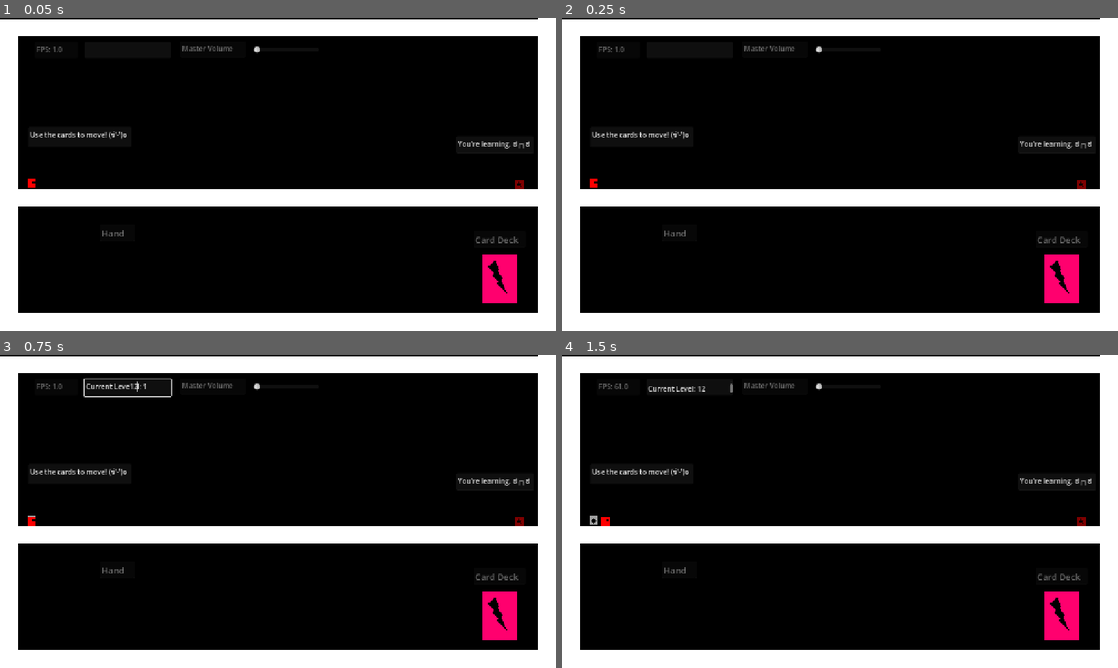
Above: before the commit, frames 1-4 (two rows, left to right).
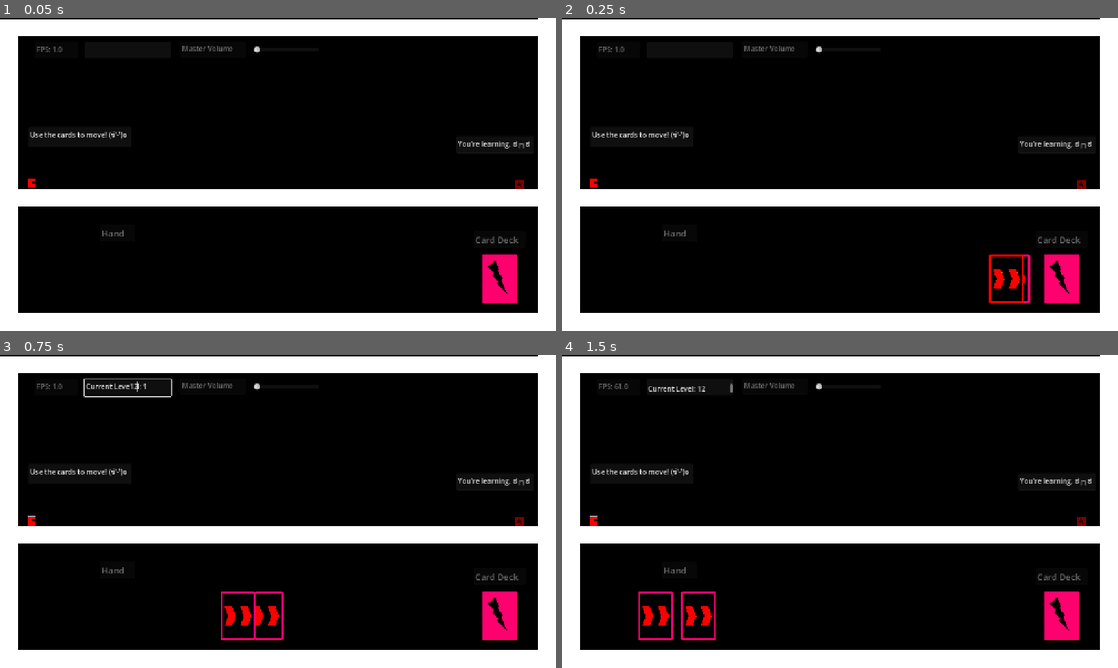
Above: after the commit, the same moments.

Repository: aduImperfect/GMTK20206_Game
Game: Godot game, scene res://Scenes/main.tscn
The game is run twice, just before and just after one commit, with the same random seed, the same clock (stepped at 60 frames per second) and the same inputs.
Inputs (mouse positions are in pixels of both pictures, inside the frame that each line leads up to):
- Up to frame 1 (0.05 s): no input
- Up to frame 2 (0.25 s): no input
- Up to frame 3 (0.75 s): click (127, 386) at 0.52 s; type "12" at 0.6 s
- Up to frame 4 (1.5 s): tap Enter at 1.25 s; move the mouse to (962, 495) at 1.27 s; hold Right from 1.28 s (still down); tap Shift at 1.35 s; click (962, 495) at 1.42 s

Frame 1 is identical in both runs. In frame 2, 0.5% of the frame differs, in the area x 76-85%, y 75-92%; in frame 3, 0.6%; in frame 4, 0.8%, in the area x 5-28%, y 51-92%.
Error after the commit: Out of bounds get index '0' (on base: 'Array[Node2D]') (res://Scripts/card_mgr.gd:78)

Commit message:
Pushing card input - movement!

Diff:
--- a/gmtk-game/Scripts/card_handler.gd
+++ b/gmtk-game/Scripts/card_handler.gd
@@ -12,6 +12,12 @@
 @export var lerped : bool
 @export var revLerp : bool
 
+@export var normal_state : bool
+@export var highlighted_state : bool
+@export var selected_state : bool
+
+@export var selectedDelayAccumulation : float
+
 # Called when the node enters the scene tree for the first time.
 func _ready() -> void:
 	cardSpeed = 1.0
@@ -20,6 +26,10 @@
 	lerpVal = 0.0
 	lerped = false
 	revLerp = false
+	normal_state = true
+	highlighted_state = false
+	selected_state = false
+	selectedDelayAccumulation = 0.0
 
 # Called every frame. 'delta' is the elapsed time since the previous frame.
 func _process(_delta: float) -> void:
@@ -27,6 +37,16 @@
 		return
 
 	texture = CardsHelper.cardTextures[int(cardTypeVal)]
+
+	if normal_state:
+		self_modulate = Color(1.0, 1.0, 1.0, 1.0)
+
+	if highlighted_state:
+		self_modulate = Color(2.0, 2.0, 0.0, 1.0)
+
+	if selected_state:
+		self_modulate = Color(2.0, 2.0, selectedDelayAccumulation, 1.0)
+
 	z_index = zIndex
 
 	if cardHandPosition.is_equal_approx(global_position):
--- a/gmtk-game/Scripts/card_mgr.gd
+++ b/gmtk-game/Scripts/card_mgr.gd
@@ -6,7 +6,7 @@
 # Called when the node enters the scene tree for the first time.
 func _ready() -> void:
 	initialDelayAccumulation = 0.0
-	initialDelayMax = 2.0
+	initialDelayMax = 0.1
 
 # Called every frame. 'delta' is the elapsed time since the previous frame.
 func _process(_delta: float) -> void:
@@ -24,6 +24,8 @@
 			initialDelayAccumulation = 0.0
 			_draw_starting_hand()
 			CardsHelper.cardLevelOpenInit = true
+
+	_update_card_state()
 
 func _draw_starting_hand() -> void:
 	#Get current hand size!
@@ -55,3 +57,27 @@
 		CardsHelper.deckNodes[j].get_child(0).cardTypeVal = CardType.CARD_TYPE_ENUM.BACKSIDE
 		CardsHelper.deckNodes[j].get_child(0).zIndex = -500 + (j * 10)
 		CardsHelper.deckNodes[j].get_child(0).lerped = false
+
+func _update_card_state() -> void:
+	print("Current Hand Card Index: ", InputsData.curr_input_card_index)
+
+	#Reset all cards to unselected and unhighlighted state except current one!
+	for k in CardsHelper.handNodes.size():
+		if k == InputsData.curr_input_card_index:
+			continue
+		CardsHelper.handNodes[k].get_child(0).normal_state = true
+		CardsHelper.handNodes[k].get_child(0).highlighted_state = false
+		CardsHelper.handNodes[k].get_child(0).selected_state = false
+
+	if InputsData.curr_input_card_index < 0:
+		return
+
+	if InputsData.curr_input_card_index >= CardsHelper.handLimits[LevelsDatabase.currLevel].size():
+		return
+
+	InputsData.curr_input_card_value = CardsHelper.handNodes[InputsData.curr_input_card_index].get_child(0).cardTypeVal
+	print("Current Hand Card Value: ", InputsData.curr_input_card_value)
+
+	CardsHelper.handNodes[InputsData.curr_input_card_index].get_child(0).normal_state = false
+	CardsHelper.handNodes[InputsData.curr_input_card_index].get_child(0).highlighted_state = !InputsData.curr_input_card_selected
+	CardsHelper.handNodes[InputsData.curr_input_card_index].get_child(0).selected_state = InputsData.curr_input_card_selected
--- a/gmtk-game/Scripts/input_mgr.gd
+++ b/gmtk-game/Scripts/input_mgr.gd
@@ -4,8 +4,15 @@
 
 @export var gravity = ProjectSettings.get_setting("physics/2d/default_gravity")
 
-@export var is_moving : bool = false
-@export var is_jumping : bool = false
+@export var is_moving_forward : bool = false
+@export var is_moving_backward : bool = false
+@export var is_jumping_upward : bool = false
+@export var is_jumping_forward : bool = false
+@export var is_speeding_up : bool = false
+@export var is_speeding_down : bool = false
+@export var is_stopping : bool = false
+@export var action_in_progress : bool = false
+
 @export var grounded : bool = true
 @export var is_running : bool = true
 
@@ -14,10 +21,19 @@
 # Export this variable to change it in the Inspector for each player node
 @export var player_id: int = 0
 
-@export var jump_action: String
+@export var select_action: String
 @export var move_left_action: String
 @export var move_right_action: String
-@export var run_action: String
+@export var cancel_action: String
+
+# Time in seconds required to trigger a long press
+@export var hold_duration: float = 2.0
+var hold_timer: float = 0.0
+var is_holding: bool = false
+var long_press_triggered: bool = false
+
+@export var move_duration : float = 2.0
+var move_timer : float = 0.0
 
 # --- Ghost recording ---
 var ghost_frames : PackedVector2Array = PackedVector2Array()
@@ -32,6 +48,7 @@
 	initializationAccumulationTime = 0.0
 	initializationAccumulationTimer = 0.25
 	initializationCommplete = false
+	move_duration = 0.2
 
 func _initialize() -> void:
 	#If first time consideration of initialization from code needs to be given priority!
@@ -49,14 +66,20 @@
 		else:
 			CameraHelper._set_initial_camera_values_sp()
 
-	is_moving = false
-	is_jumping = false
+	is_moving_forward = false
+	is_moving_backward = false
+	is_jumping_upward = false
+	is_jumping_forward = false
+	is_speeding_up = false
+	is_speeding_down = false
+	is_stopping = false
+
 	grounded = true
 
-	jump_action = "ui_jump_p" + str(player_id)
+	select_action = "ui_select_p" + str(player_id)
 	move_left_action = "ui_left_p" + str(player_id)
 	move_right_action = "ui_right_p" + str(player_id)
-	run_action = "ui_run_p" + str(player_id)
+	cancel_action = "ui_cancel_p" + str(player_id)
 
 	_add_input_actions_for_this_player()
 	_start_new_run()
@@ -88,23 +111,52 @@
 	if LevelsDatabase.currLevel == LevelsDatabase.levelsCount:
 		return
 
-	if not is_moving:
+	if is_moving_forward && action_in_progress:
+		move_timer += _delta
+		if move_timer > move_duration:
+			move_timer = 0.0
+			is_moving_forward = false
+	elif action_in_progress:
+		if InputsData.move_speed > InputsData.move_speed_min_diff:
+			InputsData.move_speed -= _delta * InputsData.move_speed_dec
+		else:
+			InputsData.move_speed = InputsData.min_move_speed
+			action_in_progress = false
+			long_press_triggered = false
+
+	if is_moving_backward && action_in_progress:
+		move_timer += _delta
+		if move_timer > move_duration:
+			move_timer = 0.0
+			is_moving_backward = false
+	elif action_in_progress:
 		if InputsData.move_speed < -InputsData.move_speed_min_diff:
 			InputsData.move_speed += _delta * InputsData.move_speed_dec
-		elif InputsData.move_speed > InputsData.move_speed_min_diff:
-			InputsData.move_speed -= _delta * InputsData.move_speed_dec
 		else:
 			InputsData.move_speed = InputsData.min_move_speed
-
-	if is_jumping and grounded:
+			action_in_progress = false
+			long_press_triggered = false
+
+	if (is_jumping_upward or is_jumping_forward) and grounded and action_in_progress:
 		InputsData.jump_speed = InputsData.max_jump_speed
 		grounded = false
-	elif not grounded:
+	elif not grounded and action_in_progress:
 		if InputsData.jump_speed > InputsData.jump_speed_min_diff:
 			InputsData.jump_speed -= _delta * InputsData.jump_speed_dec
 		else:
 			InputsData.jump_speed = InputsData.min_jump_speed
-
+			action_in_progress = false
+			long_press_triggered = false
+
+	#Long Press Action!
+	if is_holding and not long_press_triggered:
+		hold_timer += _delta
+		CardsHelper.handNodes[InputsData.curr_input_card_index].get_child(0).selectedDelayAccumulation = hold_timer
+		InputsData.curr_input_card_selected = true
+		if hold_timer >= hold_duration:
+			InputsData.curr_input_card_selection_complete = true
+			long_press_triggered = true
+			_on_long_press()
 
 func _physics_process(_delta: float) -> void:
 	if initializationCommplete == false:
@@ -113,37 +165,31 @@
 	if text_edit_input:
 		return
 
-	if Input.is_action_pressed(move_left_action):
+	if is_moving_forward and not action_in_progress:
+		InputsData.move_speed = InputsData.max_move_speed
+		action_in_progress = true
+	elif is_moving_backward and not action_in_progress:
 		InputsData.move_speed = -InputsData.max_move_speed
-		is_moving = true
-	elif Input.is_action_pressed(move_right_action):
-		InputsData.move_speed = InputsData.max_move_speed
-		is_moving = true
-	else:
-		is_moving = false
-
-	if Input.is_action_pressed(jump_action):
-		is_jumping = true
-	else:
-		is_jumping = false
-
-	if Input.is_action_pressed(run_action):
-		if is_moving:
-			if InputsData.move_speed < 0.0:
-				InputsData.move_speed = -InputsData.max_run_speed
-			elif InputsData.move_speed > 0.0:
-				InputsData.move_speed = InputsData.max_run_speed
-			is_running = true
-		else:
-			is_running = false
-	else:
-		is_running = false
+		action_in_progress = true
+
+	#CANCEL ACTION!
+	#if Input.is_action_pressed(cancel_action):
+		#if is_moving:
+			#if InputsData.move_speed < 0.0:
+				#InputsData.move_speed = -InputsData.max_run_speed
+			#elif InputsData.move_speed > 0.0:
+				#InputsData.move_speed = InputsData.max_run_speed
+			#is_running = true
+		#else:
+			#is_running = false
+	#else:
+		#is_running = false
 
 	position.x += _delta * InputsData.move_speed
 	position.y -= _delta * InputsData.jump_speed
 
 	if is_on_floor():
-		if is_jumping:
+		if is_jumping_upward:
 			velocity.y = -(InputsData.max_jump_speed)
 			pass
 		else:
@@ -159,6 +205,9 @@
 	ghost_frames.append(position)
 
 func _input(_event: InputEvent) -> void:
+	if initializationCommplete == false:
+		return
+
 	if _event.is_pressed():
 		InputsData.current_player_input_text = _event.as_text()
 
@@ -173,6 +222,38 @@
 			InputsData.is_using_gamepad = true
 			#print("Switched to Controller")
 
+	# Detect the exact frame the button is first pressed down
+	if _event.is_action_pressed(select_action):
+		is_holding = true
+		hold_timer = 0.0
+		long_press_triggered = false
+	# Detect when the button is released
+	elif _event.is_action_released(select_action):
+		InputsData.curr_input_card_selected = false
+		InputsData.curr_input_card_selection_complete = false
+		is_holding = false
+		# Optional: Trigger a normal "tap" action if released before the threshold
+		if not long_press_triggered:
+			_on_short_press()
+
+	#Highlight the left card index.
+	if _event.is_action_pressed(move_left_action):
+		if InputsData.curr_input_card_index < 0:
+			InputsData.curr_input_card_index = 0
+		else:
+			InputsData.curr_input_card_index -= 1
+
+	#Highlight the right card index.
+	if _event.is_action_pressed(move_right_action):
+		if InputsData.curr_input_card_index > (CardsHelper.handLimits[LevelsDatabase.currLevel].size() - 1):
+			InputsData.curr_input_card_index = (CardsHelper.handLimits[LevelsDatabase.currLevel].size() - 1)
+		else:
+			InputsData.curr_input_card_index += 1
+
+	#Deselect all cards (helps see cards in unhighlighted mode if required for example)
+	if _event.is_action_pressed(cancel_action):
+		InputsData.curr_input_card_index = -1
+
 func is_any_text_focused(node: Node) -> bool:
 	if node is TextEdit or node is LineEdit:
 		if node.has_focus():
@@ -195,26 +276,44 @@
 	ghost_frames = PackedVector2Array()
 	run_start_global = owner.global_position
 
+func _on_short_press() -> void:
+	print("Short press detected!")
+
+func _on_long_press() -> void:
+	print("Long press successfully triggered!")
+	if InputsData.curr_input_card_value == CardType.CARD_TYPE_ENUM.MOVE_FORWARD:
+		is_moving_forward = true
+	elif InputsData.curr_input_card_value == CardType.CARD_TYPE_ENUM.MOVE_BACKWARD:
+		is_moving_backward = true
+	elif InputsData.curr_input_card_value == CardType.CARD_TYPE_ENUM.JUMP_UPWARD:
+		is_jumping_upward = true
+	elif InputsData.curr_input_card_value == CardType.CARD_TYPE_ENUM.JUMP_FORWARD:
+		is_jumping_forward = true
+	elif InputsData.curr_input_card_value == CardType.CARD_TYPE_ENUM.SPEED_UP:
+		is_speeding_up = true
+	elif InputsData.curr_input_card_value == CardType.CARD_TYPE_ENUM.SPEED_DOWN:
+		is_speeding_down = true
+	elif InputsData.curr_input_card_value == CardType.CARD_TYPE_ENUM.STOP:
+		is_stopping = true
+	action_in_progress = false
+
 func _add_input_actions_for_this_player() -> void:
 	# If its the last player - set the actions to be tied to keyboard!
 	if player_id == (PlayersHelper.playersCount - 1):
-		if not InputMap.has_action(jump_action):
-			InputMap.add_action(jump_action)
-			InputMap.action_set_deadzone(jump_action, 0.2)
-			var eventAction1 = InputEventJoypadButton.new()
-			eventAction1.button_index = JoyButton.JOY_BUTTON_DPAD_UP
-			eventAction1.device = player_id
-			InputMap.action_add_event(jump_action, eventAction1)
-			var eventAction2 = InputEventJoypadButton.new()
-			eventAction2.button_index = JoyButton.JOY_BUTTON_A
-			eventAction2.device = player_id
-			InputMap.action_add_event(jump_action, eventAction2)
+		if not InputMap.has_action(select_action):
+			InputMap.add_action(select_action)
+			InputMap.action_set_deadzone(select_action, 0.2)
+			var eventAction1 = InputEventJoypadButton.new()
+			eventAction1.button_index = JoyButton.JOY_BUTTON_A
+			eventAction1.device = player_id
+			InputMap.action_add_event(select_action, eventAction1)
+			var eventAction2 = InputEventJoypadMotion.new()
+			eventAction2.axis = JoyAxis.JOY_AXIS_TRIGGER_RIGHT
+			eventAction2.device = player_id
+			InputMap.action_add_event(select_action, eventAction2)
 			var eventAction3 = InputEventKey.new()
 			eventAction3.keycode = Key.KEY_SPACE
-			InputMap.action_add_event(jump_action, eventAction3)
-			var eventAction4 = InputEventKey.new()
-			eventAction4.keycode = Key.KEY_UP
-			InputMap.action_add_event(jump_action, eventAction4)
+			InputMap.action_add_event(select_action, eventAction3)
 		if not InputMap.has_action(move_left_action):
 			InputMap.add_action(move_left_action)
 			InputMap.action_set_deadzone(move_left_action, 0.2)
@@ -251,33 +350,29 @@
 			var eventAction4 = InputEventKey.new()
 			eventAction4.keycode = Key.KEY_D
 			InputMap.action_add_event(move_right_action, eventAction4)
-		if not InputMap.has_action(run_action):
-			InputMap.add_action(run_action)
-			InputMap.action_set_deadzone(run_action, 0.2)
-			var eventAction1 = InputEventJoypadButton.new()
-			eventAction1.button_index = JoyButton.JOY_BUTTON_X
-			eventAction1.device = player_id
-			InputMap.action_add_event(run_action, eventAction1)
-			var eventAction2 = InputEventJoypadMotion.new()
-			eventAction2.axis = JoyAxis.JOY_AXIS_TRIGGER_RIGHT
-			eventAction2.device = player_id
-			InputMap.action_add_event(run_action, eventAction2)
-			var eventAction3 = InputEventKey.new()
-			eventAction3.keycode = Key.KEY_SHIFT
-			InputMap.action_add_event(run_action, eventAction3)
+		if not InputMap.has_action(cancel_action):
+			InputMap.add_action(cancel_action)
+			InputMap.action_set_deadzone(cancel_action, 0.2)
+			var eventAction1 = InputEventJoypadButton.new()
+			eventAction1.button_index = JoyButton.JOY_BUTTON_B
+			eventAction1.device = player_id
+			InputMap.action_add_event(cancel_action, eventAction1)
+			var eventAction2 = InputEventKey.new()
+			eventAction2.keycode = Key.KEY_ESCAPE
+			InputMap.action_add_event(cancel_action, eventAction2)
 	else:
 	# Otherwise, set the actions tied to the joypad accordingly!
-		if not InputMap.has_action(jump_action):
-			InputMap.add_action(jump_action)
-			InputMap.action_set_deadzone(jump_action, 0.2)
-			var eventAction1 = InputEventJoypadButton.new()
-			eventAction1.button_index = JoyButton.JOY_BUTTON_DPAD_UP
-			eventAction1.device = player_id
-			InputMap.action_add_event(jump_action, eventAction1)
-			var eventAction2 = InputEventJoypadButton.new()
-			eventAction2.button_index = JoyButton.JOY_BUTTON_A
-			eventAction2.device = player_id
-			InputMap.action_add_event(jump_action, eventAction2)
+		if not InputMap.has_action(select_action):
+			InputMap.add_action(select_action)
+			InputMap.action_set_deadzone(select_action, 0.2)
+			var eventAction1 = InputEventJoypadButton.new()
+			eventAction1.button_index = JoyButton.JOY_BUTTON_A
+			eventAction1.device = player_id
+			InputMap.action_add_event(select_action, eventAction1)
+			var eventAction2 = InputEventJoypadMotion.new()
+			eventAction2.axis = JoyAxis.JOY_AXIS_TRIGGER_RIGHT
+			eventAction2.device = player_id
+			InputMap.action_add_event(select_action, eventAction2)
 		if not InputMap.has_action(move_left_action):
 			InputMap.add_action(move_left_action)
 			InputMap.action_set_deadzone(move_left_action, 0.2)
@@ -302,14 +397,10 @@
 			eventAction2.axis_value = 1
 			eventAction2.device = player_id
 			InputMap.action_add_event(move_right_action, eventAction2)
-		if not InputMap.has_action(run_action):
-			InputMap.add_action(run_action)
-			InputMap.action_set_deadzone(run_action, 0.2)
-			var eventAction1 = InputEventJoypadButton.new()
-			eventAction1.button_index = JoyButton.JOY_BUTTON_X
-			eventAction1.device = player_id
-			InputMap.action_add_event(run_action, eventAction1)
-			var eventAction2 = InputEventJoypadMotion.new()
-			eventAction2.axis = JoyAxis.JOY_AXIS_TRIGGER_RIGHT
-			eventAction2.device = player_id
-			InputMap.action_add_event(run_action, eventAction2)
+		if not InputMap.has_action(cancel_action):
+			InputMap.add_action(cancel_action)
+			InputMap.action_set_deadzone(cancel_action, 0.2)
+			var eventAction1 = InputEventJoypadButton.new()
+			eventAction1.button_index = JoyButton.JOY_BUTTON_B
+			eventAction1.device = player_id
+			InputMap.action_add_event(cancel_action, eventAction1)
--- a/gmtk-game/Scripts/inputs_data.gd
+++ b/gmtk-game/Scripts/inputs_data.gd
@@ -25,13 +25,11 @@
 # Tracks the active input device
 static var is_using_gamepad: bool
 
-# Called when the node enters the scene tree for the first time.
-func _ready() -> void:
-	pass # Replace with function body.
+static var curr_input_card_value : CardType.CARD_TYPE_ENUM
+static var curr_input_card_index : int
 
-# Called every frame. 'delta' is the elapsed time since the previous frame.
-func _process(_delta: float) -> void:
-	pass
+static var curr_input_card_selected : bool
+static var curr_input_card_selection_complete : bool
 
 static func _set_initial_values() -> void:
 	jump_speed = 0.0
@@ -54,6 +52,11 @@
 
 	current_player_input_text = ""
 	is_using_gamepad = false
+
+	curr_input_card_value = CardType.CARD_TYPE_ENUM.BACKSIDE
+	curr_input_card_index = -1
+	curr_input_card_selected = false
+	curr_input_card_selection_complete = false
 
 static func _reset_values() -> void:
 	print("--------------------")
@@ -96,4 +99,10 @@
 	delayed_reset_max = 1.0
 	delayed_reset_acc = 0.0
 
+	curr_input_card_value = CardType.CARD_TYPE_ENUM.BACKSIDE
+	curr_input_card_index = -1
+	curr_input_card_selected = false
+	curr_input_card_selection_complete = false
+
+
 	print("--------------------")
